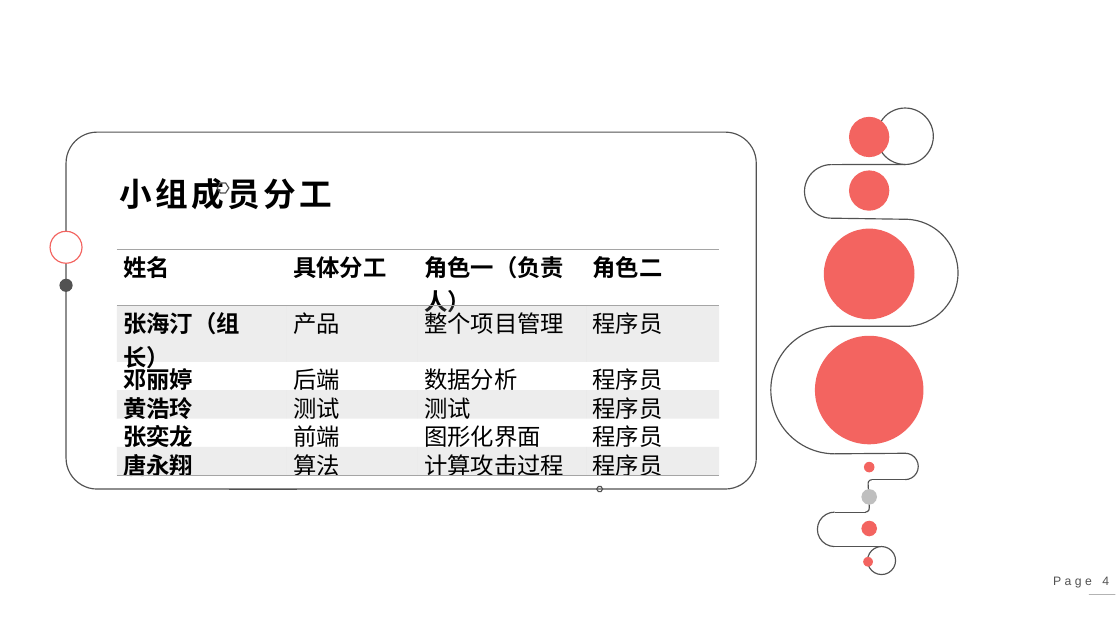
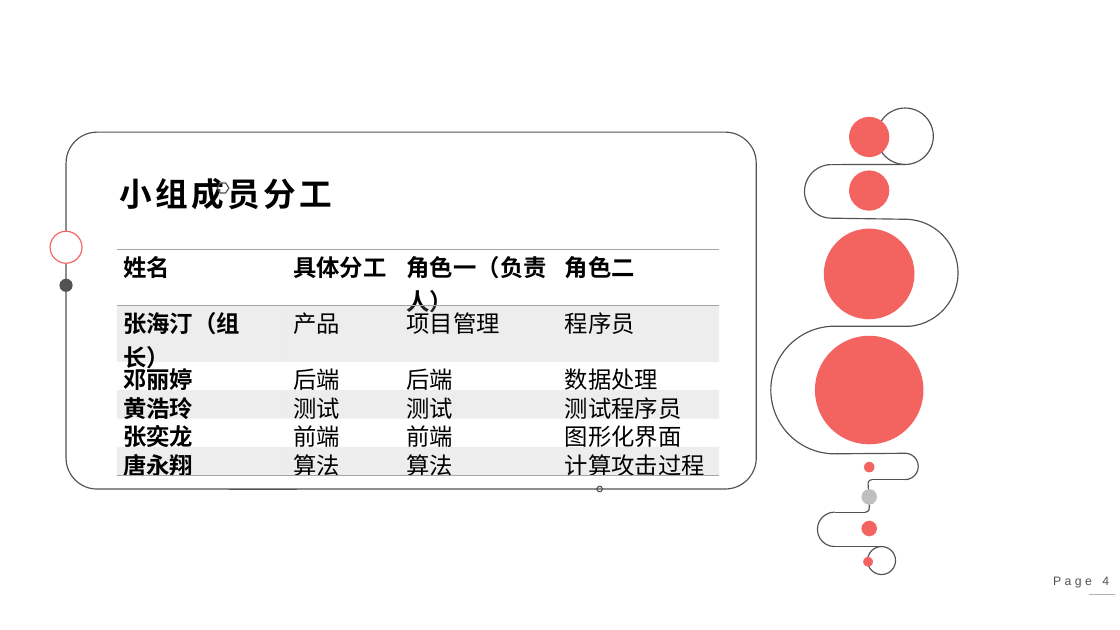
Before and after one commit to Cheeennnnnnnn/Unnamed, a slide deck: slide 4 of 第一次提交物-未命名小组/第1次汇报-未命名小组.pptx. Drawn at 1120x630 pixels with LibreOffice and Linux fonts; fonts in the diff are those of the drawing. Boxes give left, top, right and bottom in pixels: in the first picture for what was removed or moved away, otherwise in the second. Text is boxed around its words. In the diff, an @@ line names an element or a change of style, - is before the commit and + after.

Commit message:
9月9日最后一次提交-张海汀
倒数第二版ppt，修正了一些问题，缺失后端计划和更丰富的概要设计内容

```diff
--- a/第一次提交物-未命名小组/第1次汇报-未命名小组.pptx
+++ b/第一次提交物-未命名小组/第1次汇报-未命名小组.pptx
@@ table at bbox=[117, 250, 718, 480] @@
-row 2, column 3: 整个项目管理
+row 2, column 3: 项目管理
-row 3, column 3: 数据分析
+row 3, column 3: 后端
-row 3, column 4: 程序员
+row 3, column 4: 数据处理
-row 4, column 4: 程序员
+row 4, column 4: 测试程序员
-row 5, column 3: 图形化界面
+row 5, column 3: 前端
-row 5, column 4: 程序员
+row 5, column 4: 图形化界面
-row 6, column 3: 计算攻击过程
+row 6, column 3: 算法
-row 6, column 4: 程序员
+row 6, column 4: 计算攻击过程
```
Also in this commit, not shown: 10 other slides changed, 4 slides added, 8 other files.
